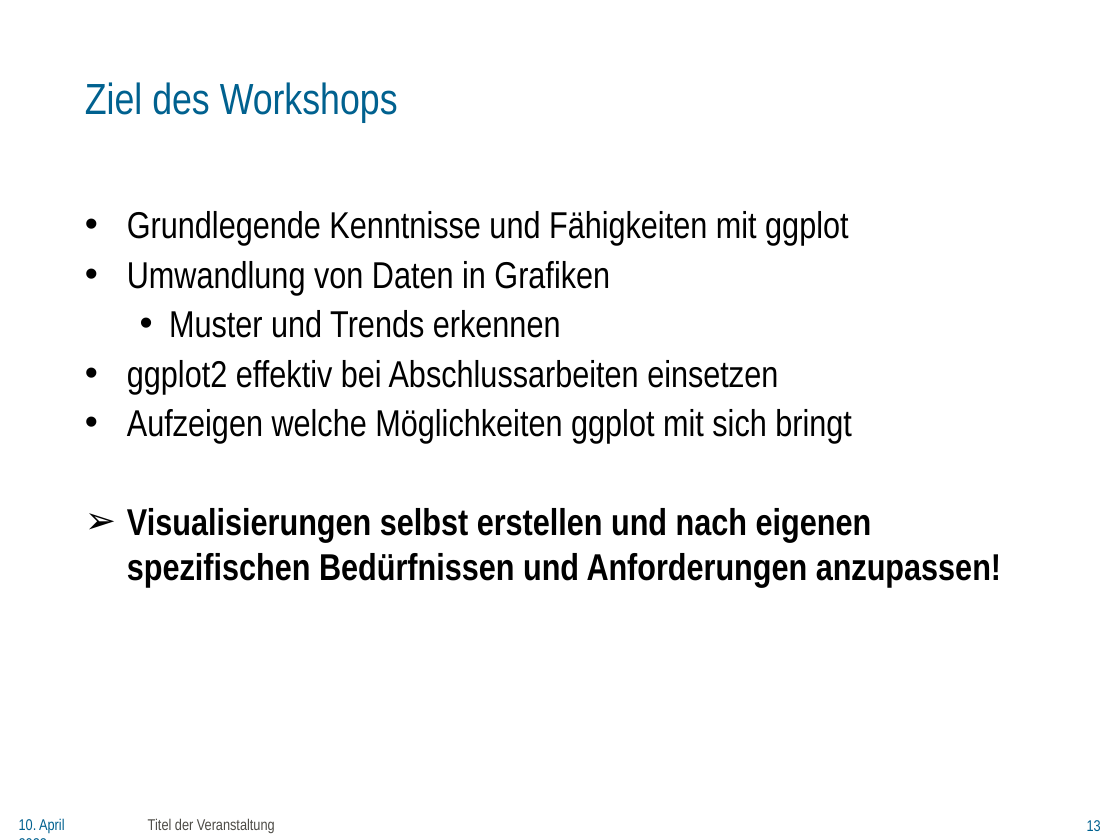
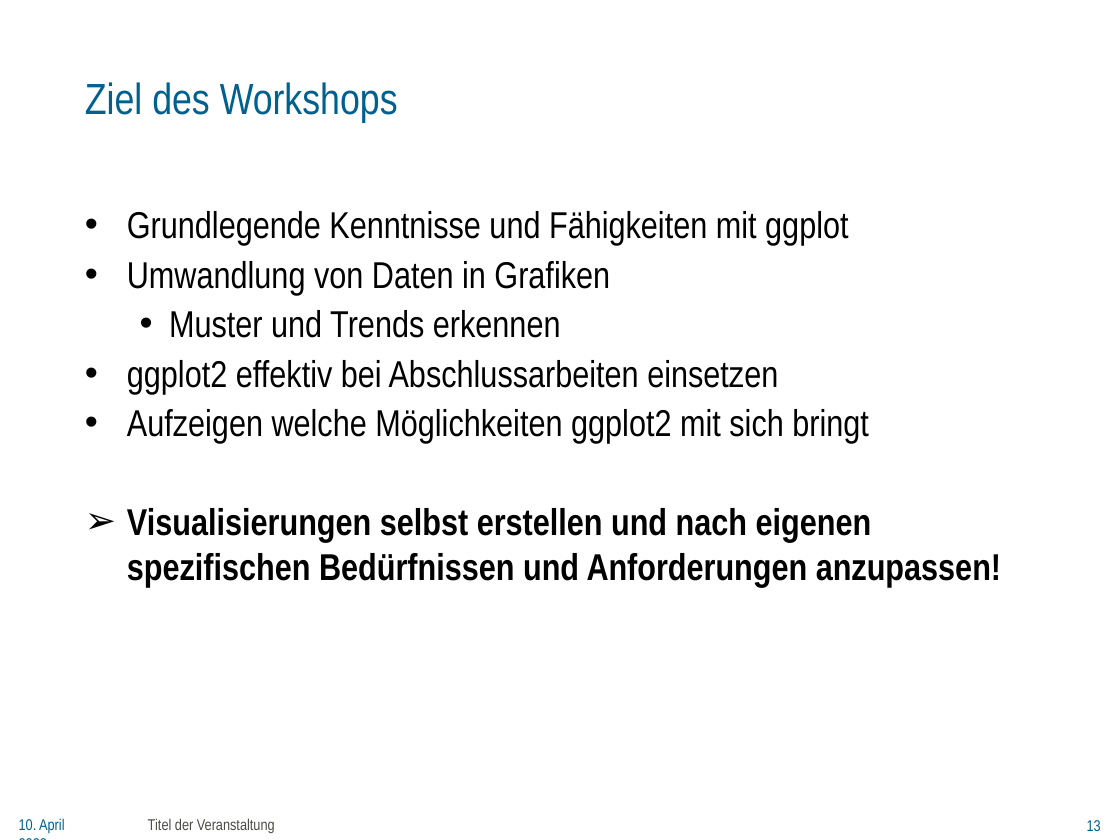
Before and after one commit to jlschnatz/WoMepS_DataVizR, a slide deck: slide 13 of Slides/Womeps_Day 1.pptx. Drawn at 1120x840 pixels with LibreOffice and Linux fonts; fonts in the diff are those of the drawing; background and template pictures are left out. Boxes give left, top, right and bottom in pixels: in the first picture for what was removed or moved away, otherwise in the second. Text is boxed around its words. In the diff, an @@ line names an element or a change of style, - is before the commit and + after.

```diff
--- a/Slides/Womeps_Day 1.pptx
+++ b/Slides/Womeps_Day 1.pptx
@@ text at [127, 409, 869, 443]: text changed @@
-• Aufzeigen welche Möglichkeiten ggplot mit sich bringt
+• Aufzeigen welche Möglichkeiten ggplot2 mit sich bringt
```
Also in this commit, not shown: 1 other file.
